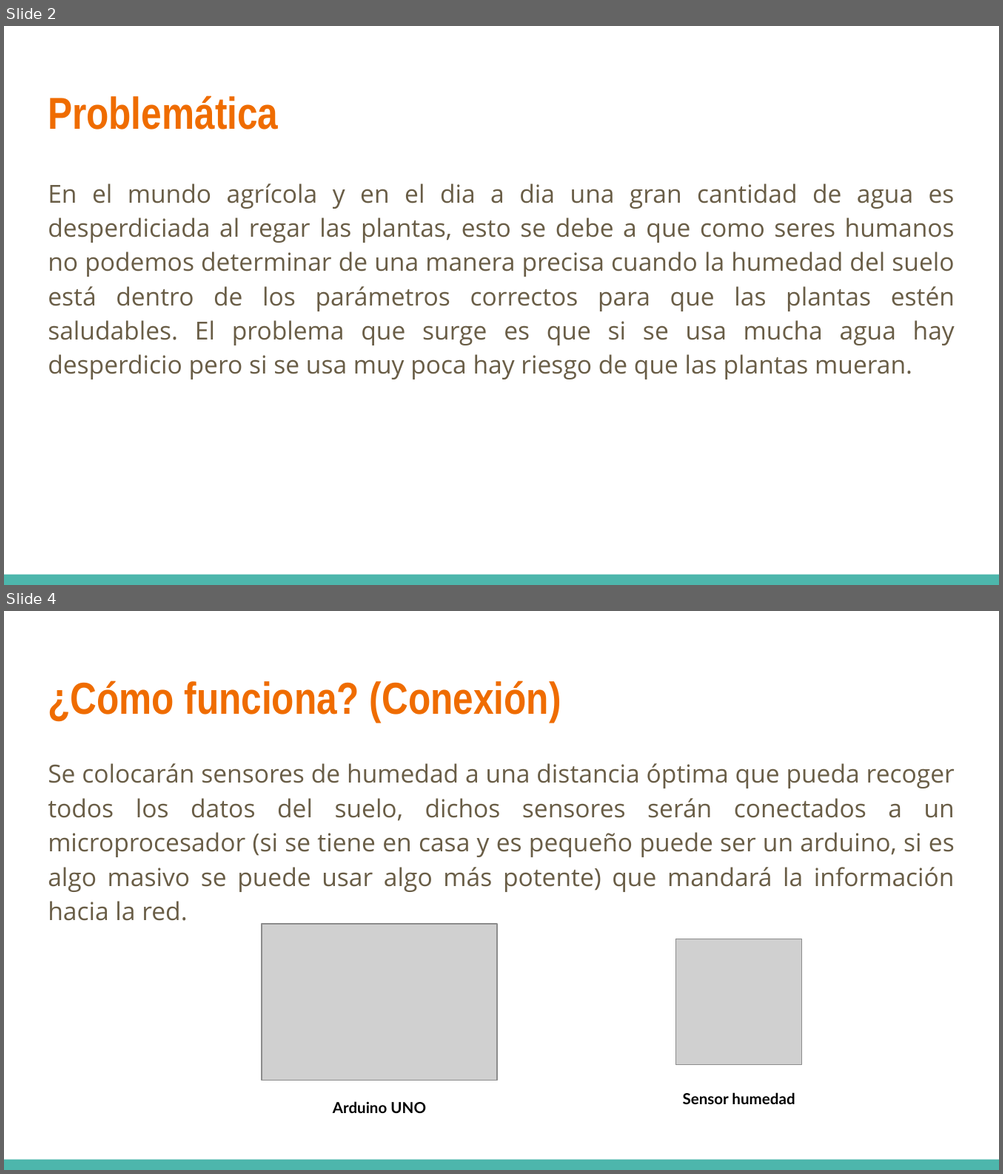
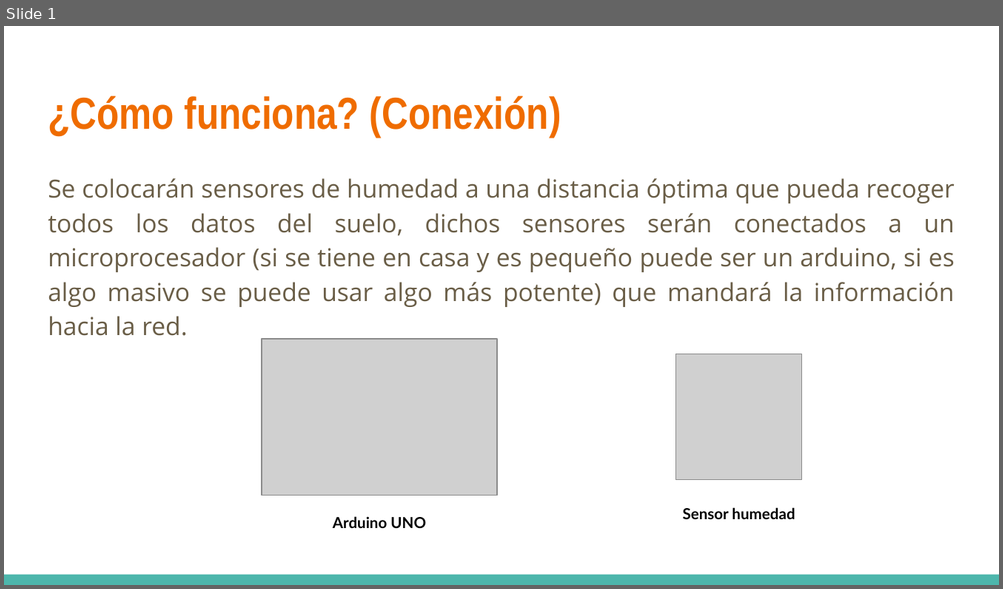
Before and after one commit to Morr13/Equipo4iot, a slide deck: RetoHerramientasComputacionales(Funcionamiento).pptx. Shown one above the other, each under a label of ours: slides 2 and 4 before the commit, slide 1 after it; the slides between them are not shown. The pictures are 1003x1174 and 1003x589 pixels, drawn with LibreOffice and Linux fonts; fonts in the diff are those of the drawing; grey boxes stand for pictures. Boxes give left, top, right and bottom in pixels: in the first picture for what was removed or moved away, otherwise in the second. Text is boxed around its words. In the diff, an @@ line names an element or a change of style, - is before the commit and + after.

```diff
--- a/RetoHerramientasComputacionales(Funcionamiento).pptx
+++ b/RetoHerramientasComputacionales(Funcionamiento).pptx
@@ slide 2 removed at (4,26,999,585), background #FFFFFF; not listed: 1 template element that a slide beside it also shows @@
@@ title removed at (48,96,278,130) @@
-Problemática
@@ text removed at (48,184,954,380) @@
-En el mundo agrícola y en el dia a dia una gran cantidad de agua es desperdiciada al regar las plantas, esto se debe a que como seres humanos no podemos determinar de una manera precisa cuando la humedad del suelo está dentro de los parámetros correctos para que las plantas estén saludables. El problema que surge es que si se usa mucha agua hay desperdicio pero si se usa muy poca hay riesgo de que las plantas mueran.
@@ what was slide 4 is now slide 1 @@
```
Also in this commit, not shown: 4 other slides removed.
